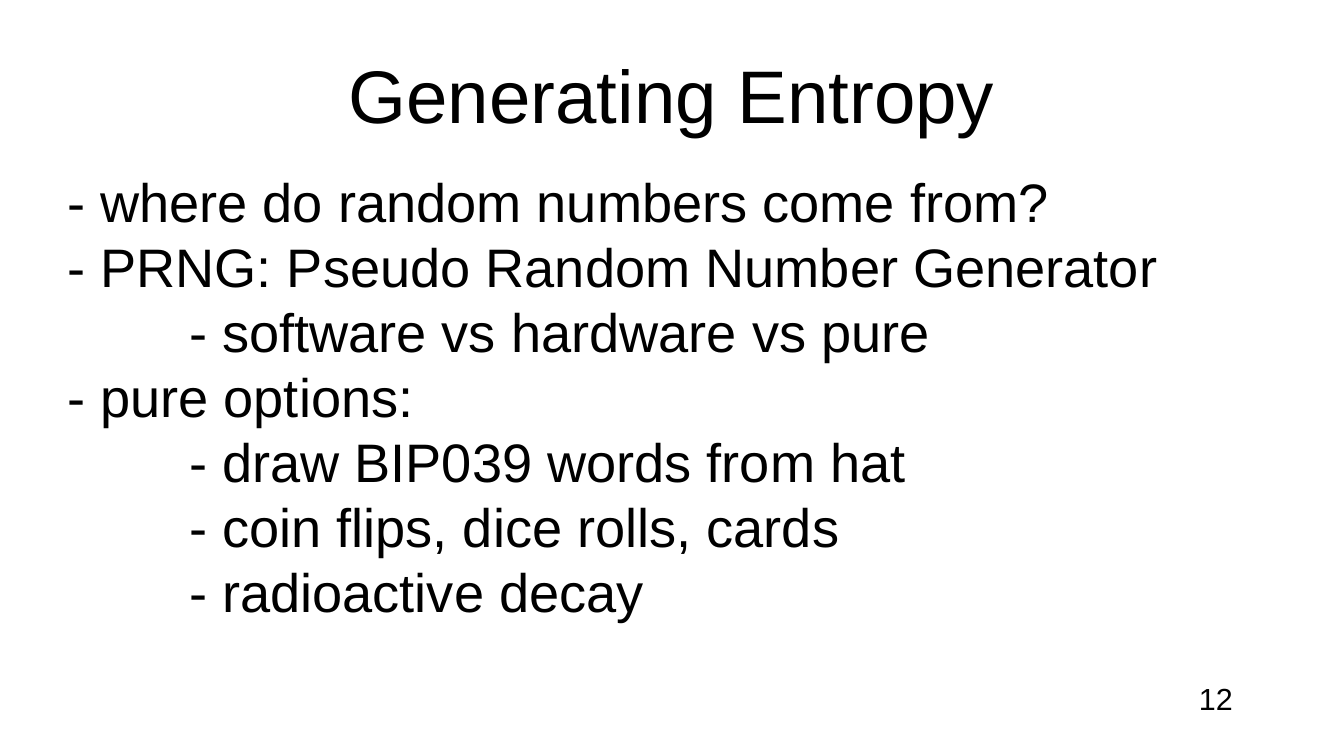
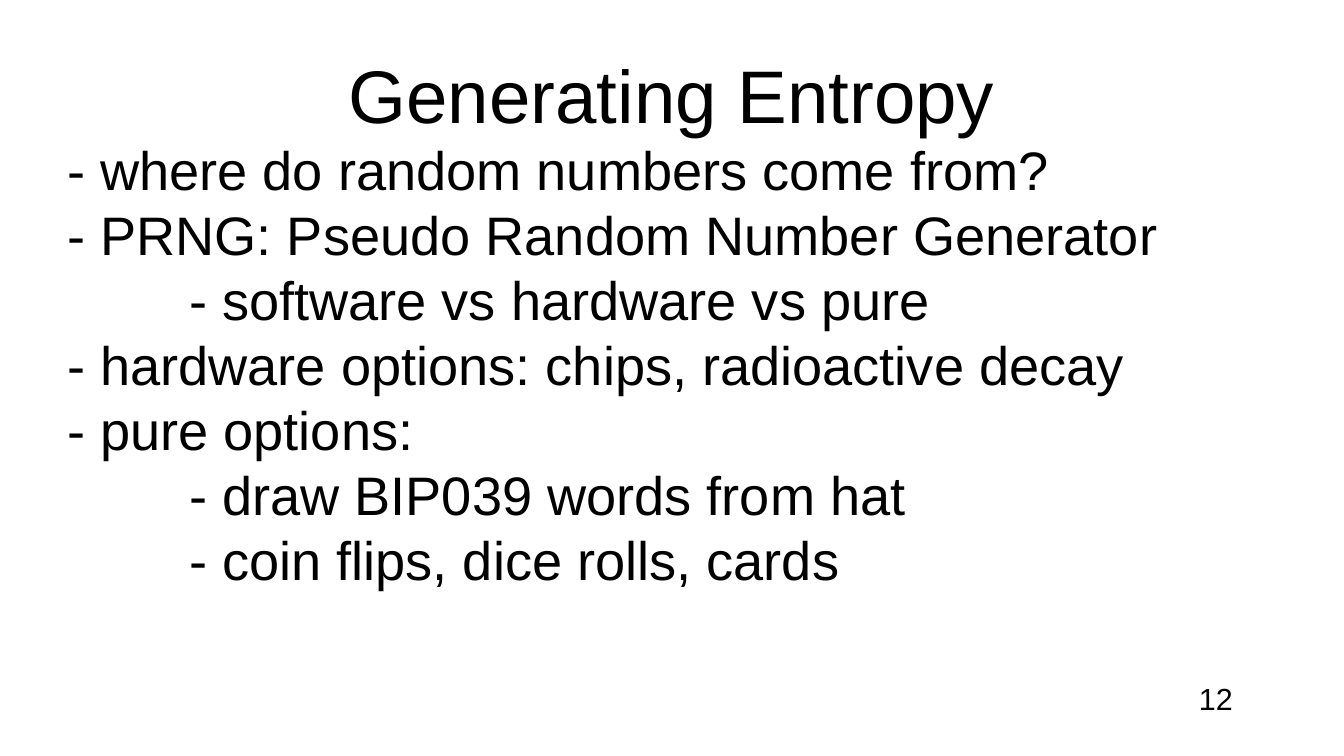
Before and after one commit to RaskaRuby/createSeedWords, a slide deck: slide 12 of slideShow.odp. Drawn at 1344x756 pixels with LibreOffice and Linux fonts; fonts in the diff are those of the drawing. Boxes give left, top, right and bottom in pixels: in the first picture for what was removed or moved away, otherwise in the second. Text is boxed around its words. In the diff, an @@ line names an element or a change of style, - is before the commit and + after.

```diff
--- a/slideShow.odp
+++ b/slideShow.odp
@@ text at [100,345,1124,394]: paragraph added @@
+- hardware options: chips, radioactive decay
@@ text at [222,572,644,622]: paragraph removed @@
-- radioactive decay
```
Also in this commit, not shown: 8 other slides changed, 1 other file.
